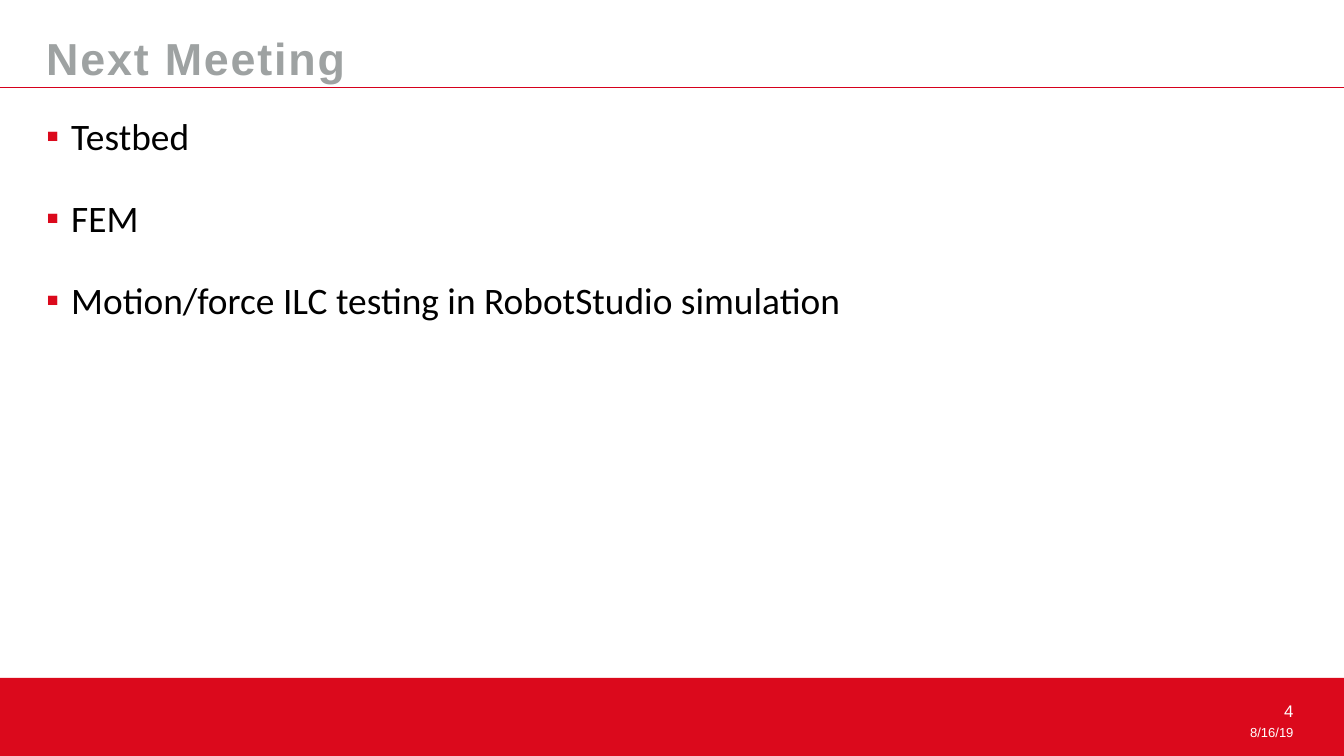
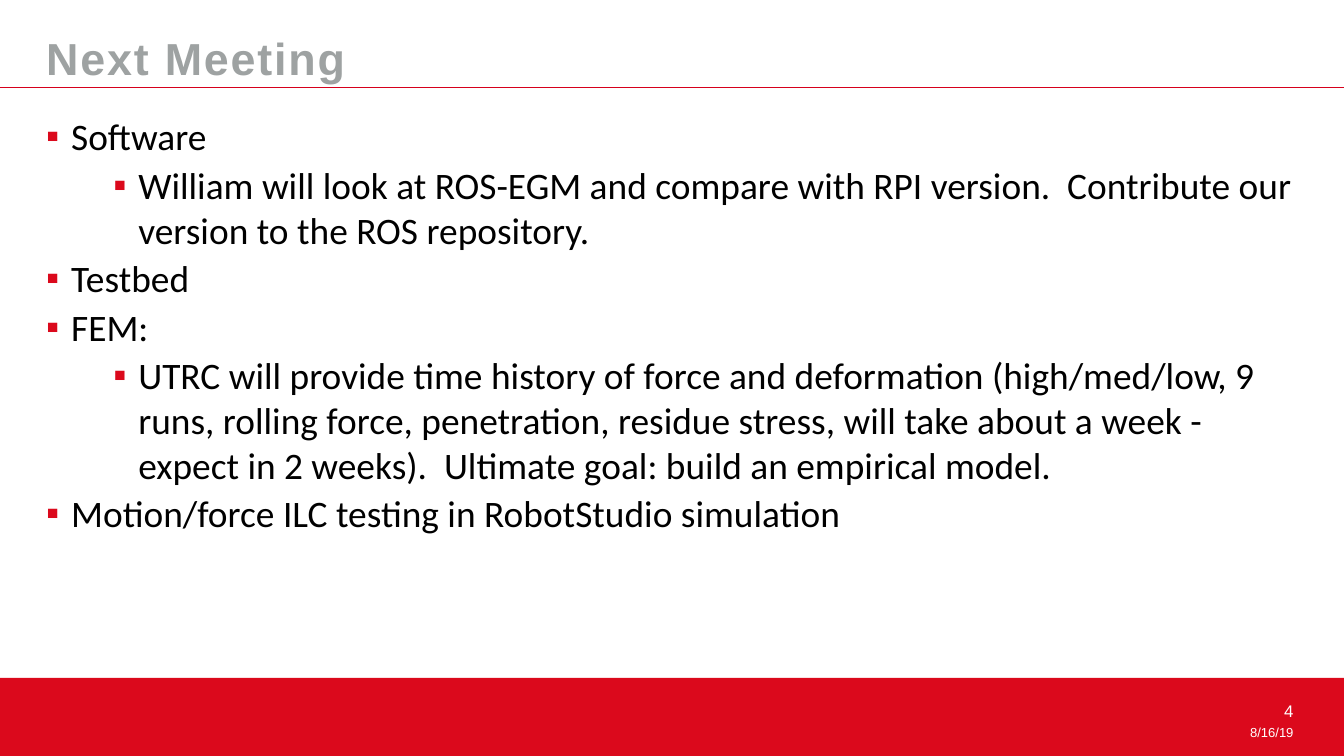
Before and after one commit to rpiRobotics/ARM-18-01-UTRC-Robotic-Deep-Rolling, a slide deck: slide 4 of Meetings/2019-08-16 ARM UTRC 18-01-F03.pptx. Drawn at 1344x756 pixels with LibreOffice and Linux fonts; fonts in the diff are those of the drawing; background and template pictures are left out. Boxes give left, top, right and bottom in pixels: in the first picture for what was removed or moved away, otherwise in the second. Text is boxed around its words. In the diff, an @@ line names an element or a change of style, - is before the commit and + after.

```diff
--- a/Meetings/2019-08-16 ARM UTRC 18-01-F03.pptx
+++ b/Meetings/2019-08-16 ARM UTRC 18-01-F03.pptx
@@ text at bbox=[71, 124, 1291, 250]: paragraphs added @@
+  ▪ Software
+    ▪ William will look at ROS-EGM and compare with RPI version. Contribute our version to the ROS repository.
@@ text at bbox=[71, 266, 840, 534]: less space between paragraphs @@
@@ text at bbox=[71, 317, 1254, 486]: text changed @@
-  ▪ FEM
+  ▪ FEM:
+    ▪ UTRC will provide time history of force and deformation (high/med/low, 9 runs, rolling force, penetration, residue stress, will take about a week - expect in 2 weeks). Ultimate goal: build an empirical model.
```
Also in this commit, not shown: 1 other slide changed.
